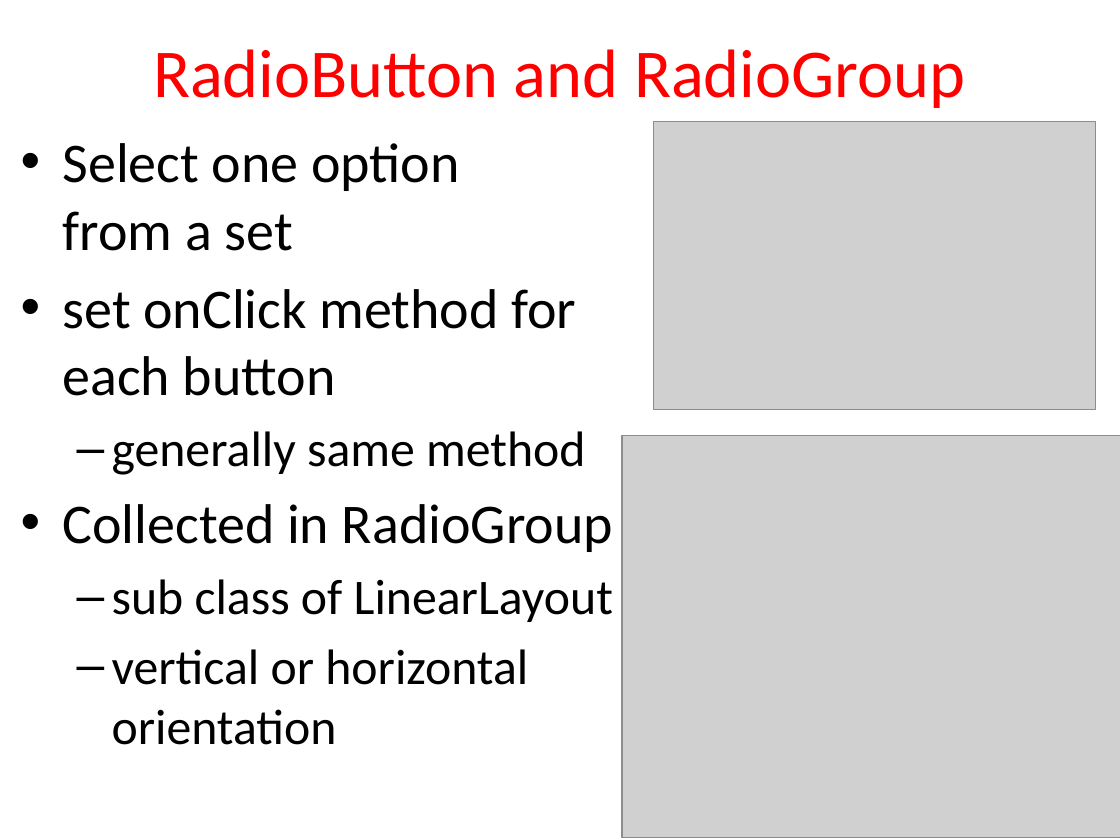
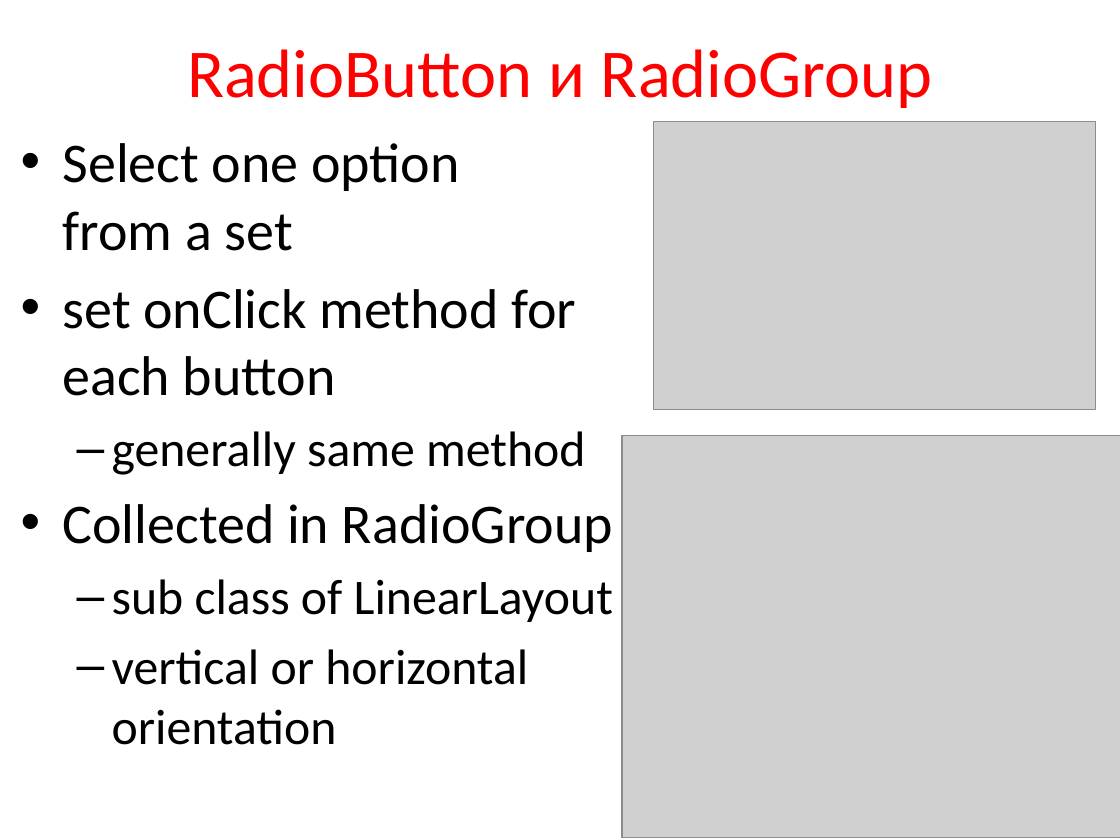
Before and after one commit to maxchv/Android, a slide deck: slide 39 of presentation/3_BasicUI.pptx. Drawn at 1120x840 pixels with LibreOffice and Linux fonts; fonts in the diff are those of the drawing; grey boxes stand for pictures. Boxes give left, top, right and bottom in pixels: in the first picture for what was removed or moved away, otherwise in the second. Text is boxed around its words. In the diff, an @@ line names an element or a change of style, - is before the commit and + after.

```diff
--- a/presentation/3_BasicUI.pptx
+++ b/presentation/3_BasicUI.pptx
@@ title at bbox=[187, 49, 932, 108]: text changed @@
-RadioButton and RadioGroup
+RadioButton и RadioGroup
```
Also in this commit, not shown: 20 other slides changed, 8 slides added, 10 slides removed.
